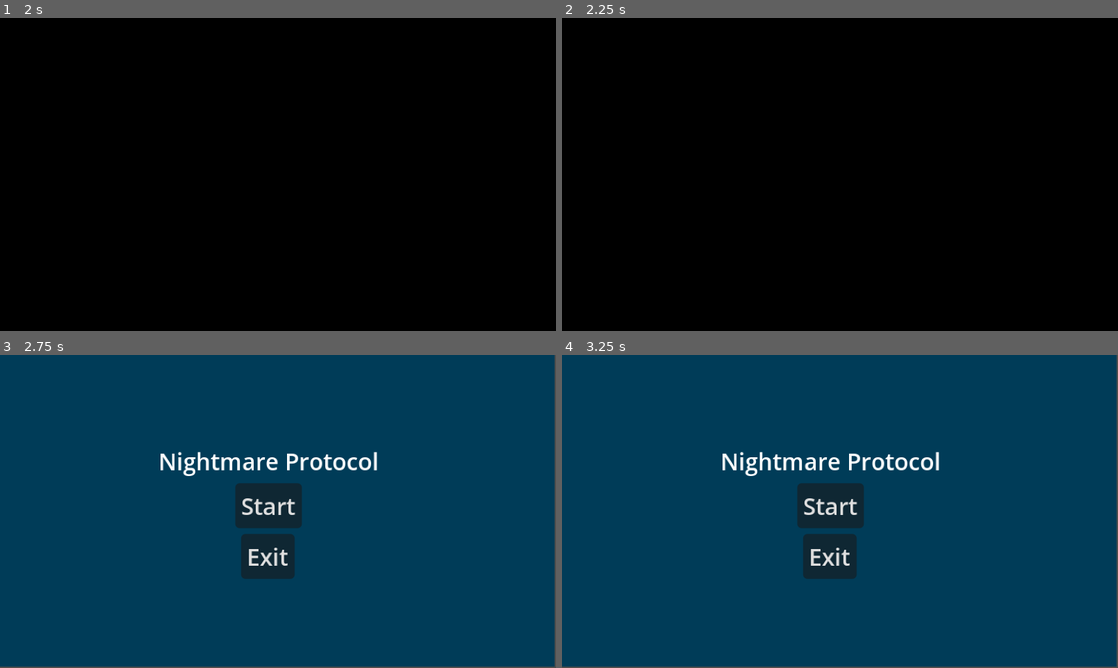
Above: before the commit, frames 1-4 (two rows, left to right).
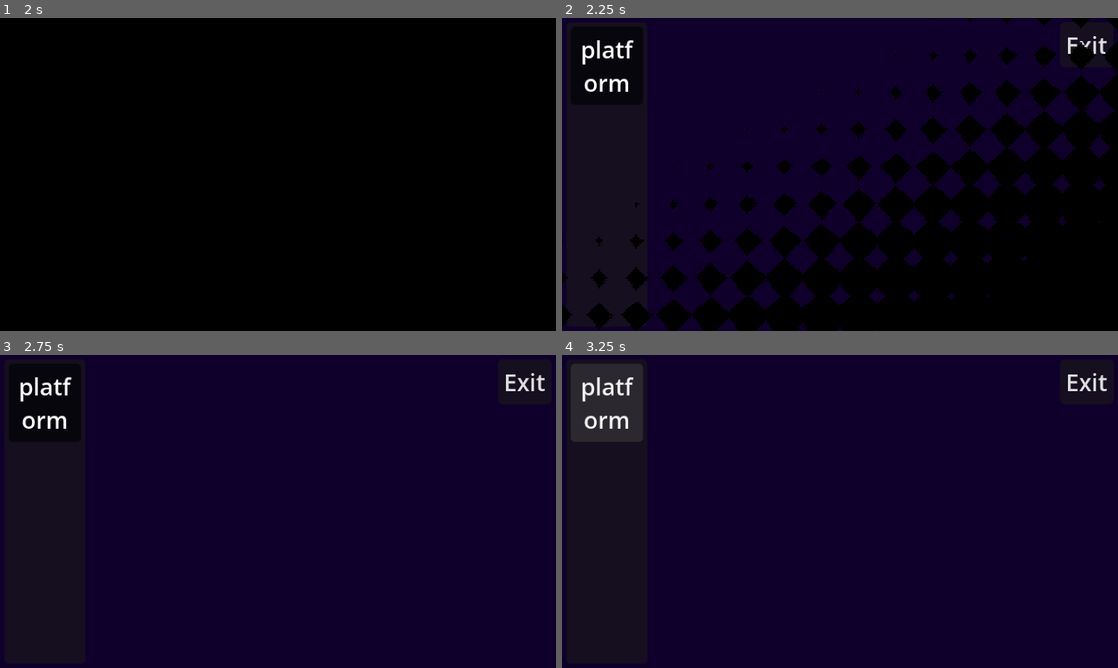
Above: after the commit, the same moments.

Repository: Chebrbober/nightmare-protocol
Game: Godot game, scene res://scenes/main_menu.tscn
Same seed, same stepped clock (60 frames per second), same inputs: the game is played once before the commit and once after it.
Inputs (mouse positions are in pixels of both pictures, inside the frame that each line leads up to):
- Up to frame 1 (2 s): click "Start" at 0.5 s; click "Start" at 1.25 s
- Up to frame 2 (2.25 s): click "Exit" (after the commit: "platform") at 2 s
- Up to frame 3 (2.75 s): no input
- Up to frame 4 (3.25 s): click (606, 401) at 2.75 s, where only the run after the commit has a clickable "platform"

Frame 1 is identical in both runs. In frame 2, 60% of the frame differs, in the area x 0-100%, y 0-100%; in frame 3, 100%; in frame 4, 100%.

Commit message:
Add panel where you can select objects and properties.

Diff:
--- a/scenes/game.tscn
+++ b/scenes/game.tscn
@@ -3,6 +3,9 @@
 [ext_resource type="Script" uid="uid://kqcvrhntbqac" path="res://scripts/game.gd" id="1_uwrxv"]
 
 [sub_resource type="CanvasTexture" id="CanvasTexture_8cj0n"]
+
+[sub_resource type="WorldBoundaryShape2D" id="WorldBoundaryShape2D_uwrxv"]
+distance = -176.0
 
 [node name="Game" type="Control" unique_id=1964283767]
 layout_mode = 3
@@ -37,8 +40,36 @@
 
 [node name="Button" type="Button" parent="MarginContainer" unique_id=1011461480]
 layout_mode = 2
-size_flags_horizontal = 0
+size_flags_horizontal = 8
 size_flags_vertical = 0
 text = "Exit"
 
+[node name="PanelContainer" type="PanelContainer" parent="MarginContainer" unique_id=835842327]
+layout_mode = 2
+size_flags_horizontal = 0
+
+[node name="MarginContainer" type="MarginContainer" parent="MarginContainer/PanelContainer" unique_id=145783380]
+layout_mode = 2
+theme_override_constants/margin_left = 3
+theme_override_constants/margin_top = 3
+theme_override_constants/margin_right = 3
+theme_override_constants/margin_bottom = 3
+
+[node name="VBoxContainer" type="VBoxContainer" parent="MarginContainer/PanelContainer/MarginContainer" unique_id=589038486]
+layout_mode = 2
+theme_override_constants/separation = 5
+
+[node name="Button" type="Button" parent="MarginContainer/PanelContainer/MarginContainer/VBoxContainer" unique_id=591315031]
+custom_minimum_size = Vector2(50, 0)
+layout_mode = 2
+size_flags_vertical = 0
+toggle_mode = true
+text = "platform"
+autowrap_mode = 3
+
+[node name="Area2D" type="Area2D" parent="." unique_id=879890457]
+
+[node name="CollisionShape2D" type="CollisionShape2D" parent="Area2D" unique_id=283807377]
+shape = SubResource("WorldBoundaryShape2D_uwrxv")
+
 [connection signal="pressed" from="MarginContainer/Button" to="." method="_on_button_pressed"]
